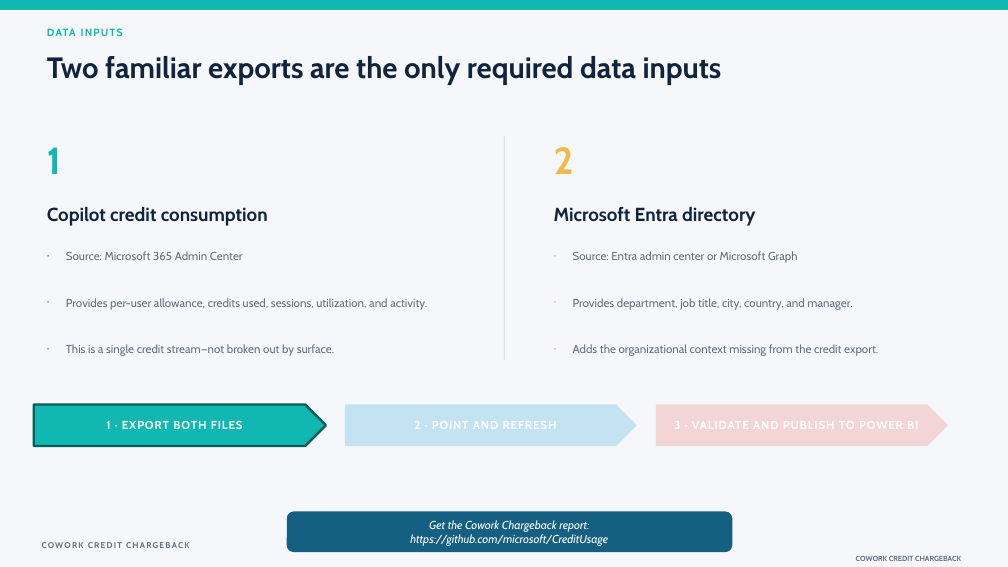
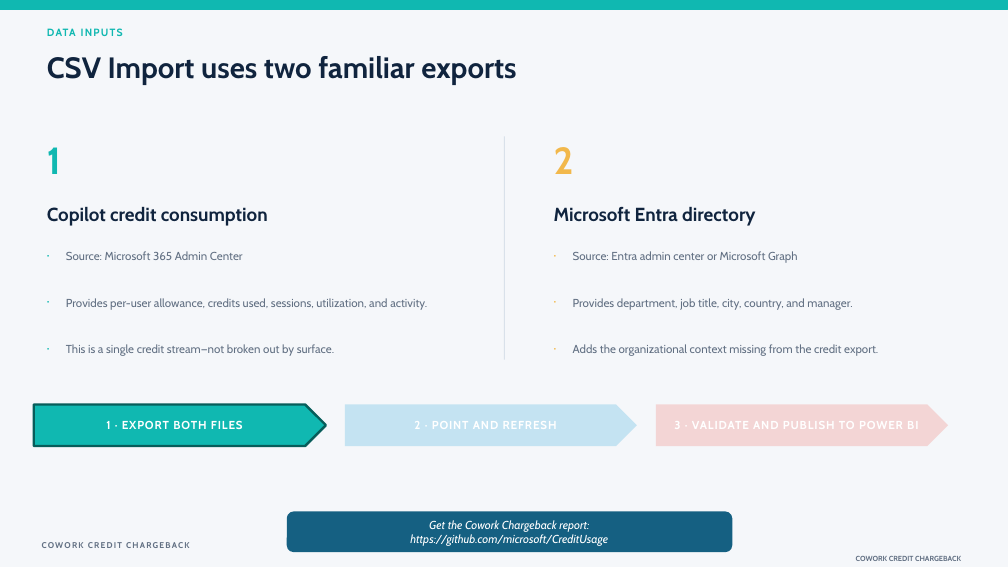
Before and after one commit to microsoft/CreditUsage, a slide deck: slide 4 of Cowork Chargeback - Report Reading Guide.pptx. Drawn at 1008x567 pixels with LibreOffice and Linux fonts; fonts in the diff are those of the drawing. Boxes give left, top, right and bottom in pixels: in the first picture for what was removed or moved away, otherwise in the second. Text is boxed around its words. In the diff, an @@ line names an element or a change of style, - is before the commit and + after.

```diff
--- a/Cowork Chargeback - Report Reading Guide.pptx
+++ b/Cowork Chargeback - Report Reading Guide.pptx
@@ text at (x1=47, y1=56, x2=516, y2=85): text changed @@
-Two familiar exports are the only required data inputs
+CSV Import uses two familiar exports
```
Also in this commit, not shown: 10 other slides changed.
